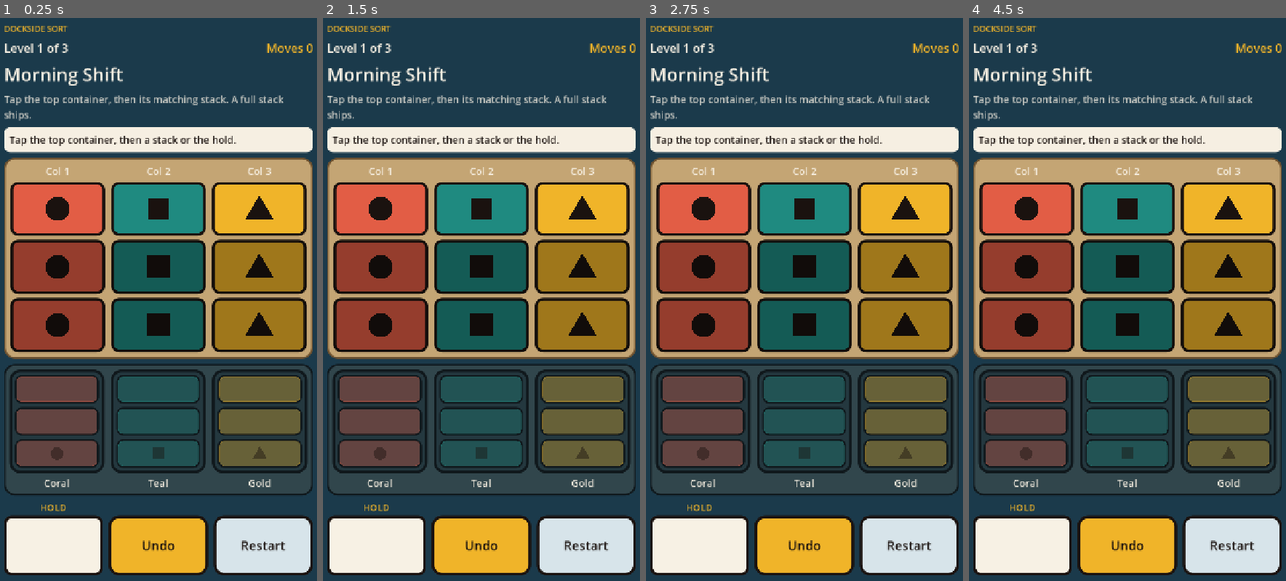
Above: before the commit, frames 1-4 (left to right).
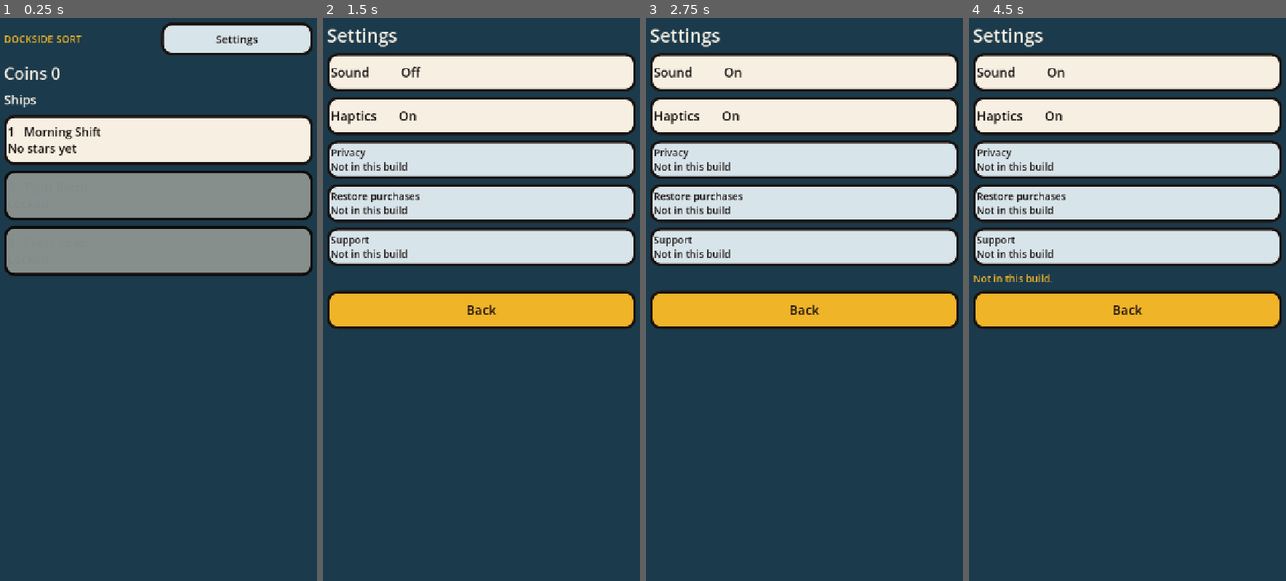
Above: after the commit, the same moments.

Repository: tscook93-dev/dockside-sort
Game: Godot game, scene res://scenes/main.tscn
Two runs of this game, one before a commit and one after it. Both use one fixed random seed, a clock stepped at 60 frames per second and the inputs below.
Inputs (mouse positions are in pixels of both pictures, inside the frame that each line leads up to):
- Up to frame 1 (0.25 s): no input
- Up to frame 2 (1.5 s): click (560, 40) at 0.5 s, where only the run after the commit has a clickable "Settings"; click (481, 74) at 1.25 s, where only the run after the commit has a clickable "Sound On"
- Up to frame 3 (2.75 s): click (804, 74) at 2 s, where only the run after the commit has a clickable "Sound Off"
- Up to frame 4 (4.5 s): click (1127, 113) at 2.75 s, where only the run after the commit has a clickable "Haptics On"; click (1127, 113) at 3.5 s, where only the run after the commit has a clickable "Haptics Off"; click (1127, 158) at 4.25 s, where only the run after the commit has a clickable "Privacy Not in this build"

The runs differ from the first frame. In frame 1, 68% of the frame differs, in the area x 1-99%, y 0-99%; in frame 2, 76%, in the area x 1-99%, y 1-99%; in frame 3, 76%; in frame 4, 76%.

Commit message:
Add level flow: stars, coins, a ship list, and a local save.
A clear pays 10 coins per star, the next ship unlocks, and progress plus the settings toggles survive a reload.

Co-authored-by: tscook93-dev <tscook93-dev@users.noreply.github.com>

Diff:
--- a/levels/level_01.json
+++ b/levels/level_01.json
@@ -2,6 +2,7 @@
   "id": 1,
   "title": "Morning Shift",
   "blurb": "Tap the top container, then its matching stack. A full stack ships.",
+  "undo_limit": 0,
   "capacity": 3,
   "berths": ["coral", "teal", "gold"],
   "columns": [
--- a/levels/level_02.json
+++ b/levels/level_02.json
@@ -2,6 +2,7 @@
   "id": 2,
   "title": "Tight Berth",
   "blurb": "Only two stacks. Same colour only — park a blocker in the hold.",
+  "undo_limit": 1,
   "capacity": 3,
   "berths": ["", ""],
   "columns": [
--- a/levels/level_03.json
+++ b/levels/level_03.json
@@ -2,6 +2,7 @@
   "id": 3,
   "title": "Cross Load",
   "blurb": "Same rules, a tighter load. The hold is the extra space.",
+  "undo_limit": 1,
   "capacity": 3,
   "berths": ["", ""],
   "columns": [
--- a/scripts/main.gd
+++ b/scripts/main.gd
@@ -1,6 +1,7 @@
 extends Control
 
 const PuzzleScript := preload("res://scripts/puzzle.gd")
+const ProgressScript := preload("res://scripts/progress.gd")
 const Glyph := preload("res://scripts/glyph_button.gd")
 const Berth := preload("res://scripts/berth_button.gd")
 
@@ -24,6 +25,8 @@
 var levels: Array = []
 var level_index := 0
 var puzzle
+var progress = ProgressScript.new()
+var last_clear := {}
 var deck_height := 0
 var sel_kind := ""
 var sel_index := -1
@@ -44,21 +47,31 @@
 var modal: Control
 var modal_title: Label
 var modal_body: Label
+var star_row: HBoxContainer
 var primary_button: Button
 var secondary_button: Button
+var list_button: Button
+
+var screens: Control
+var play_root: Control
+var home_root: Control
+var settings_root: Control
+var home_list: VBoxContainer
+var home_coins: Label
+var settings_note: Label
+var sound_button: Button
+var haptics_button: Button
 
 
 func _ready() -> void:
 	DisplayServer.window_set_title("Dockside Sort: Cargo Puzzle")
+	progress.load_file()
 	_build_chrome()
 	for path in PuzzleScript.list_level_paths():
 		var data: Dictionary = PuzzleScript.load_level(path)
 		if not data.is_empty():
 			levels.append(data)
-	if levels.is_empty():
-		_set_status("No levels in res://levels.")
-		return
-	_load_current()
+	_show_home()
 	resized.connect(_apply_safe_margins)
 	_apply_safe_margins()
 
@@ -72,11 +85,32 @@
 	if not (event is InputEventKey and event.pressed and not event.echo):
 		return
 	var key := (event as InputEventKey).keycode
+	if settings_root != null and settings_root.visible:
+		if key == KEY_ESCAPE or key == KEY_B:
+			_show_home()
+		elif key == KEY_M:
+			_toggle_sound()
+		elif key == KEY_N:
+			_toggle_haptics()
+		return
+	if home_root != null and home_root.visible:
+		if key >= KEY_1 and key <= KEY_9:
+			_start_level(key - KEY_1)
+		elif key == KEY_S:
+			_show_settings()
+		return
 	if modal != null and modal.visible:
 		if key == KEY_ENTER or key == KEY_KP_ENTER or key == KEY_SPACE:
 			_on_primary()
+		elif key == KEY_L:
+			_show_home()
 		elif key == KEY_ESCAPE and modal_mode == "fail":
 			_undo()
+		elif key == KEY_ESCAPE and modal_mode == "win":
+			_show_home()
+		return
+	if key == KEY_ESCAPE or key == KEY_L:
+		_show_home()
 		return
 	if key >= KEY_1 and key <= KEY_9:
 		_select_column(key - KEY_1)
@@ -199,7 +233,10 @@
 	else:
 		_set_status("Stacked.")
 	_refresh()
+	if puzzle.last_shipped != "" and progress.haptics_on and Input.has_method("vibrate_handheld"):
+		Input.vibrate_handheld(40)
 	if puzzle.is_win():
+		last_clear = progress.record_clear(level_index, int(puzzle.id), levels.size(), puzzle.undos_used, puzzle.undo_limit, puzzle.temp_slot_used)
 		_show_modal("win")
 	elif puzzle.is_soft_fail():
 		_show_modal("fail")
@@ -226,10 +263,11 @@
 
 
 func _next_level() -> void:
-	if levels.is_empty():
-		return
-	level_index = (level_index + 1) % levels.size()
-	_load_current()
+	var nxt := level_index + 1
+	if nxt >= levels.size():
+		_show_home()
+		return
+	_start_level(nxt)
 
 
 func _on_primary() -> void:
@@ -246,9 +284,13 @@
 func _show_modal(mode: String) -> void:
 	modal_mode = mode
 	if mode == "win":
+		var stars := int(last_clear.get("stars", 1))
+		var gained := int(last_clear.get("coins", 0))
+		var balance := int(last_clear.get("balance", progress.coins))
 		modal_title.text = "Deck clear"
-		modal_body.text = "Everything shipped."
-		primary_button.text = "Back to level 1" if level_index == levels.size() - 1 else "Next level"
+		_paint_stars(stars)
+		modal_body.text = "%d stars\nUndos %d (3-star limit %d)\n+%d coins\nBalance %d" % [stars, puzzle.undos_used, puzzle.undo_limit, gained, balance]
+		primary_button.text = "Level list" if level_index >= levels.size() - 1 else "Next level"
 		secondary_button.text = "Replay"
 	else:
 		modal_title.text = "No moves left"
@@ -259,7 +301,151 @@
 		primary_button.text = "Undo"
 		secondary_button.text = "Restart"
 	secondary_button.visible = true
+	star_row.visible = mode == "win"
+	list_button.visible = mode == "win"
 	modal.visible = true
+
+
+func _paint_stars(filled: int) -> void:
+	for i in star_row.get_child_count():
+		var pip := star_row.get_child(i) as ColorRect
+		pip.color = GOLD if i < filled else Color("c8bfae")
+
+
+func _start_level(index: int) -> void:
+	if index < 0 or index >= levels.size() or not progress.is_unlocked(index):
+		return
+	level_index = index
+	home_root.visible = false
+	settings_root.visible = false
+	play_root.visible = true
+	_load_current()
+
+
+func _show_home() -> void:
+	if modal != null:
+		modal.visible = false
+	if play_root != null:
+		play_root.visible = false
+	if settings_root != null:
+		settings_root.visible = false
+	if home_root != null:
+		home_root.visible = true
+	_rebuild_level_list()
+
+
+func _show_settings() -> void:
+	home_root.visible = false
+	play_root.visible = false
+	settings_root.visible = true
+	if modal != null:
+		modal.visible = false
+	_refresh_settings()
+
+
+func _toggle_sound() -> void:
+	progress.sound_on = not progress.sound_on
+	progress.save_file()
+	_refresh_settings()
+
+
+func _toggle_haptics() -> void:
+	progress.haptics_on = not progress.haptics_on
+	progress.save_file()
+	_refresh_settings()
+
+
+func _refresh_settings() -> void:
+	if sound_button == null:
+		return
+	sound_button.text = "Sound          %s" % ("On" if progress.sound_on else "Off")
+	haptics_button.text = "Haptics       %s" % ("On" if progress.haptics_on else "Off")
+
+
+func _placeholder_row(_which: String) -> void:
+	settings_note.text = "Not in this build."
+
+
+func _build_home() -> void:
+	home_root = VBoxContainer.new()
+	home_root.set_anchors_and_offsets_preset(Control.PRESET_FULL_RECT)
+	home_root.add_theme_constant_override("separation", 14)
+	screens.add_child(home_root)
+	var top := HBoxContainer.new()
+	top.add_theme_constant_override("separation", 12)
+	var title := _label("DOCKSIDE SORT", 22, GOLD)
+	title.size_flags_horizontal = Control.SIZE_EXPAND_FILL
+	var settings_button := _action_button("Settings", Color("d7e4ea"), INK)
+	settings_button.custom_minimum_size = Vector2(180, 72)
+	settings_button.add_theme_font_size_override("font_size", 24)
+	settings_button.pressed.connect(_show_settings)
+	top.add_child(title)
+	top.add_child(settings_button)
+	home_root.add_child(top)
+	home_coins = _label("Coins 0", 36, CREAM)
+	home_root.add_child(home_coins)
+	home_root.add_child(_label("Ships", 28, CREAM))
+	home_list = VBoxContainer.new()
+	home_list.size_flags_vertical = Control.SIZE_EXPAND_FILL
+	home_list.add_theme_constant_override("separation", 12)
+	home_root.add_child(home_list)
+
+
+func _rebuild_level_list() -> void:
+	if home_list == null:
+		return
+	home_coins.text = "Coins %d" % progress.coins
+	_free_children(home_list)
+	for i in levels.size():
+		var data: Dictionary = levels[i]
+		var button := _action_button("", CREAM, INK)
+		button.custom_minimum_size = Vector2(0, 110)
+		button.add_theme_font_size_override("font_size", 26)
+		button.alignment = HORIZONTAL_ALIGNMENT_LEFT
+		var title := str(data.get("title", "Level"))
+		if not progress.is_unlocked(i):
+			button.text = "%d   %s\nLocked" % [i + 1, title]
+			button.disabled = true
+			button.modulate = Color(0.55, 0.6, 0.62)
+		else:
+			var stars := progress.best_for(int(data.get("id", i + 1)))
+			var mark := "No stars yet" if stars == 0 else "%d stars" % stars
+			button.text = "%d   %s\n%s" % [i + 1, title, mark]
+			button.pressed.connect(_start_level.bind(i))
+		home_list.add_child(button)
+
+
+func _build_settings() -> void:
+	settings_root = VBoxContainer.new()
+	settings_root.set_anchors_and_offsets_preset(Control.PRESET_FULL_RECT)
+	settings_root.visible = false
+	settings_root.add_theme_constant_override("separation", 12)
+	screens.add_child(settings_root)
+	settings_root.add_child(_label("Settings", 40, CREAM))
+	sound_button = _action_button("Sound", CREAM, INK)
+	sound_button.custom_minimum_size = Vector2(0, 84)
+	sound_button.alignment = HORIZONTAL_ALIGNMENT_LEFT
+	sound_button.pressed.connect(_toggle_sound)
+	haptics_button = _action_button("Haptics", CREAM, INK)
+	haptics_button.custom_minimum_size = Vector2(0, 84)
+	haptics_button.alignment = HORIZONTAL_ALIGNMENT_LEFT
+	haptics_button.pressed.connect(_toggle_haptics)
+	settings_root.add_child(sound_button)
+	settings_root.add_child(haptics_button)
+	for row_name in ["Privacy", "Restore purchases", "Support"]:
+		var row := _action_button("%s\nNot in this build" % row_name, Color("d7e4ea"), INK)
+		row.custom_minimum_size = Vector2(0, 84)
+		row.alignment = HORIZONTAL_ALIGNMENT_LEFT
+		row.add_theme_font_size_override("font_size", 22)
+		row.pressed.connect(_placeholder_row.bind(row_name))
+		settings_root.add_child(row)
+	settings_note = _label("", 22, GOLD)
+	settings_root.add_child(settings_note)
+	var back := _action_button("Back", GOLD, INK)
+	back.custom_minimum_size = Vector2(0, 84)
+	back.pressed.connect(_show_home)
+	settings_root.add_child(back)
+	_refresh_settings()
 
 
 func _modal_blocking() -> bool:
@@ -274,7 +460,7 @@
 func _refresh() -> void:
 	if puzzle == null:
 		return
-	moves_label.text = "Moves %d" % puzzle.moves_done
+	moves_label.text = "Undos %d" % puzzle.undos_used
 	for c in puzzle.columns.size():
 		var stack: Array = puzzle.columns[c]
 		var empties := deck_height - stack.size()
@@ -362,14 +548,28 @@
 	margin.set_anchors_and_offsets_preset(Control.PRESET_FULL_RECT)
 	add_child(margin)
 
-	var root_box := VBoxContainer.new()
-	root_box.size_flags_horizontal = Control.SIZE_EXPAND_FILL
-	root_box.size_flags_vertical = Control.SIZE_EXPAND_FILL
-	root_box.add_theme_constant_override("separation", 12)
-	margin.add_child(root_box)
-
+	screens = Control.new()
+	screens.size_flags_horizontal = Control.SIZE_EXPAND_FILL
+	screens.size_flags_vertical = Control.SIZE_EXPAND_FILL
+	margin.add_child(screens)
+
+	play_root = VBoxContainer.new()
+	play_root.set_anchors_and_offsets_preset(Control.PRESET_FULL_RECT)
+	play_root.add_theme_constant_override("separation", 12)
+	screens.add_child(play_root)
+	var root_box: VBoxContainer = play_root
+
+	var kicker_row := HBoxContainer.new()
+	kicker_row.add_theme_constant_override("separation", 12)
 	var kicker := _label("DOCKSIDE SORT", 18, GOLD)
-	root_box.add_child(kicker)
+	kicker.size_flags_horizontal = Control.SIZE_EXPAND_FILL
+	var levels_button := _action_button("Levels", Color("d7e4ea"), INK)
+	levels_button.custom_minimum_size = Vector2(140, 64)
+	levels_button.add_theme_font_size_override("font_size", 22)
+	levels_button.pressed.connect(_show_home)
+	kicker_row.add_child(kicker)
+	kicker_row.add_child(levels_button)
+	root_box.add_child(kicker_row)
 
 	var info := HBoxContainer.new()
 	level_label = _label("Level", 26, CREAM)
@@ -431,6 +631,8 @@
 	bottom.add_child(_bottom_action("Undo", GOLD, INK, _undo))
 	bottom.add_child(_bottom_action("Restart", Color("d7e4ea"), INK, _restart))
 
+	_build_home()
+	_build_settings()
 	_build_modal()
 
 
@@ -462,11 +664,19 @@
 	panel.add_child(box)
 	modal_title = _label("", 40, INK)
 	modal_title.horizontal_alignment = HORIZONTAL_ALIGNMENT_CENTER
+	star_row = HBoxContainer.new()
+	star_row.alignment = BoxContainer.ALIGNMENT_CENTER
+	star_row.add_theme_constant_override("separation", 12)
+	for _i in 3:
+		var pip := ColorRect.new()
+		pip.custom_minimum_size = Vector2(36, 36)
+		star_row.add_child(pip)
 	modal_body = _label("", 24, INK)
 	modal_body.autowrap_mode = TextServer.AUTOWRAP_WORD_SMART
 	modal_body.horizontal_alignment = HORIZONTAL_ALIGNMENT_CENTER
 	modal_body.custom_minimum_size = Vector2(460, 0)
 	box.add_child(modal_title)
+	box.add_child(star_row)
 	box.add_child(modal_body)
 
 	var row := HBoxContainer.new()
@@ -481,6 +691,11 @@
 	row.add_child(primary_button)
 	row.add_child(secondary_button)
 	box.add_child(row)
+	list_button = _action_button("Level list", Color("d7e4ea"), INK)
+	list_button.custom_minimum_size = Vector2(460, 72)
+	list_button.add_theme_font_size_override("font_size", 24)
+	list_button.pressed.connect(_show_home)
+	box.add_child(list_button)
 
 
 func _bottom_action(text: String, fill: Color, ink: Color, handler: Callable) -> Control:
--- /dev/null
+++ b/scripts/progress.gd
@@ -0,0 +1,121 @@
+extends RefCounted
+
+## Local progress for Milestone 2. user:// is IndexedDB on web and app storage on Android.
+
+const SAVE_PATH := "user://progress.cfg"
+const COINS_PER_STAR := 10
+## Undos past the 3-star limit, up to this many more, still count as a light assist.
+const LIGHT_EXTRA_UNDOS := 2
+
+var path := SAVE_PATH
+var coins := 0
+var unlocked_through := 1
+var sound_on := true
+var haptics_on := true
+var best_stars := {}
+
+
+static func stars_for(undos: int, undo_limit: int, temp_slot_used: bool) -> int:
+	if undos <= undo_limit and not temp_slot_used:
+		return 3
+	if undos <= undo_limit + LIGHT_EXTRA_UNDOS:
+		return 2
+	return 1
+
+
+func best_for(level_id: int) -> int:
+	return int(best_stars.get(str(level_id), 0))
+
+
+func is_unlocked(index: int) -> bool:
+	return index < unlocked_through
+
+
+func load_file() -> void:
+	var web := _read_web()
+	if web != "":
+		var parsed: Variant = JSON.parse_string(web)
+		if typeof(parsed) == TYPE_DICTIONARY:
+			_apply_dict(parsed)
+			return
+	var cfg := ConfigFile.new()
+	if cfg.load(path) != OK:
+		return
+	coins = int(cfg.get_value("player", "coins", 0))
+	unlocked_through = maxi(1, int(cfg.get_value("player", "unlocked_through", 1)))
+	sound_on = bool(cfg.get_value("settings", "sound", true))
+	haptics_on = bool(cfg.get_value("settings", "haptics", true))
+	best_stars = {}
+	var raw: Variant = cfg.get_value("player", "stars", {})
+	if typeof(raw) == TYPE_DICTIONARY:
+		for key in raw:
+			best_stars[str(key)] = int(raw[key])
+
+
+func save_file() -> void:
+	var cfg := ConfigFile.new()
+	cfg.set_value("player", "coins", coins)
+	cfg.set_value("player", "unlocked_through", unlocked_through)
+	cfg.set_value("player", "stars", best_stars)
+	cfg.set_value("settings", "sound", sound_on)
+	cfg.set_value("settings", "haptics", haptics_on)
+	cfg.save(path)
+	_write_web()
+
+
+func _apply_dict(data: Dictionary) -> void:
+	coins = int(data.get("coins", 0))
+	unlocked_through = maxi(1, int(data.get("unlocked_through", 1)))
+	sound_on = bool(data.get("sound_on", true))
+	haptics_on = bool(data.get("haptics_on", true))
+	best_stars = {}
+	var raw: Variant = data.get("best_stars", {})
+	if typeof(raw) == TYPE_DICTIONARY:
+		for key in raw:
+			best_stars[str(key)] = int(raw[key])
+
+
+func _snapshot() -> String:
+	return JSON.stringify({
+		"coins": coins,
+		"unlocked_through": unlocked_through,
+		"sound_on": sound_on,
+		"haptics_on": haptics_on,
+		"best_stars": best_stars,
+	})
+
+
+func _write_web() -> void:
+	if not OS.has_feature("web"):
+		return
+	# localStorage is synchronous, so a reload in the same tab cannot outrun the save.
+	JavaScriptBridge.eval("localStorage.setItem('dockside_progress', %s);" % JSON.stringify(_snapshot()), true)
+
+
+func _read_web() -> String:
+	if not OS.has_feature("web"):
+		return ""
+	var value: Variant = JavaScriptBridge.eval("localStorage.getItem('dockside_progress')", true)
+	if value == null:
+		return ""
+	return str(value)
+
+
+func record_clear(level_index: int, level_id: int, level_count: int, undos: int, undo_limit: int, temp_slot_used: bool) -> Dictionary:
+	var stars := stars_for(undos, undo_limit, temp_slot_used)
+	var gained := stars * COINS_PER_STAR
+	coins += gained
+	var key := str(level_id)
+	if stars > int(best_stars.get(key, 0)):
+		best_stars[key] = stars
+	if level_index + 1 == unlocked_through and level_index + 1 < level_count:
+		unlocked_through += 1
+	save_file()
+	return {
+		"stars": stars,
+		"coins": gained,
+		"balance": coins,
+		"undos": undos,
+		"undo_limit": undo_limit,
+		"temp_slot_used": temp_slot_used,
+	}
--- a/scripts/puzzle.gd
+++ b/scripts/puzzle.gd
@@ -21,6 +21,10 @@
 var hold := ""
 var history: Array = []
 var moves_done := 0
+var undos_used := 0
+var undo_limit := 0
+## Reserved for the temporary hold slot. Nothing in M2 sets this true.
+var temp_slot_used := false
 var last_shipped := ""
 
 static func list_level_paths() -> PackedStringArray:
@@ -60,6 +64,7 @@
 	title = str(data.get("title", "Level"))
 	blurb = str(data.get("blurb", ""))
 	capacity = int(data.get("capacity", 3))
+	undo_limit = int(data.get("undo_limit", 0))
 	columns = []
 	for col in data.get("columns", []):
 		var stack: Array = []
@@ -74,6 +79,8 @@
 	hold = ""
 	history = []
 	moves_done = 0
+	undos_used = 0
+	temp_slot_used = false
 	last_shipped = ""
 
 func can_accept(color: String, berth: int) -> bool:
@@ -144,6 +151,7 @@
 		return false
 	var snap: Dictionary = history.pop_back()
 	_restore_snap(snap)
+	undos_used += 1
 	return true
 
 func is_win() -> bool:
--- a/tests/rules_check.gd
+++ b/tests/rules_check.gd
@@ -1,6 +1,7 @@
 extends SceneTree
 
 const PuzzleScript := preload("res://scripts/puzzle.gd")
+const ProgressScript := preload("res://scripts/progress.gd")
 
 var failures := 0
 
@@ -34,6 +35,7 @@
 	_play_script(levels[2], _level3_fail(), false, true, "level 3 scripted soft fail")
 	_check_undo_depth(levels[1])
 	_check_illegal_does_not_record(levels[0])
+	_check_scoring_and_save()
 
 	var open1 := _search(levels[0], true)
 	_check(int(open1["solution"]) == 9, "level 1 solution length %s" % str(open1["solution"]))
@@ -182,6 +184,40 @@
 	]
 
 
+func _check_scoring_and_save() -> void:
+	_check(ProgressScript.stars_for(0, 0, false) == 3, "zero undos is 3 stars")
+	_check(ProgressScript.stars_for(0, 0, true) == 2, "temp slot blocks 3 stars")
+	_check(ProgressScript.stars_for(2, 0, false) == 2, "two extra undos is a light assist")
+	_check(ProgressScript.stars_for(3, 0, false) == 1, "three extra undos is 1 star")
+	_check(ProgressScript.stars_for(1, 1, false) == 3, "within the level limit is 3 stars")
+	var path := "user://m2_rules_progress.cfg"
+	if FileAccess.file_exists(path):
+		DirAccess.remove_absolute(ProjectSettings.globalize_path(path))
+	var saved = ProgressScript.new()
+	saved.path = path
+	saved.load_file()
+	_check(saved.coins == 0 and saved.unlocked_through == 1, "fresh progress")
+	var first: Dictionary = saved.record_clear(0, 1, 3, 0, 0, false)
+	_check(int(first["stars"]) == 3 and int(first["coins"]) == 30, "level 1 pays 30")
+	_check(saved.unlocked_through == 2 and saved.best_for(1) == 3, "clear unlocks the next level")
+	var again: Dictionary = saved.record_clear(0, 1, 3, 4, 0, false)
+	_check(int(again["stars"]) == 1 and saved.best_for(1) == 3, "a worse clear keeps the best stars")
+	_check(saved.coins == 40, "a replay still pays its own coins")
+	var loaded = ProgressScript.new()
+	loaded.path = path
+	loaded.load_file()
+	_check(loaded.coins == 40 and loaded.unlocked_through == 2 and loaded.best_for(1) == 3, "progress reloads from disk")
+	loaded.sound_on = false
+	loaded.haptics_on = false
+	loaded.save_file()
+	var toggles = ProgressScript.new()
+	toggles.path = path
+	toggles.load_file()
+	_check(not toggles.sound_on and not toggles.haptics_on, "settings reload from disk")
+	if FileAccess.file_exists(path):
+		DirAccess.remove_absolute(ProjectSettings.globalize_path(path))
+
+
 func _check(cond: bool, message: String) -> void:
 	if cond:
 		print("ok: ", message)
Not shown, added: scripts/progress.gd.uid
Not shown, changed: BUILD.md
